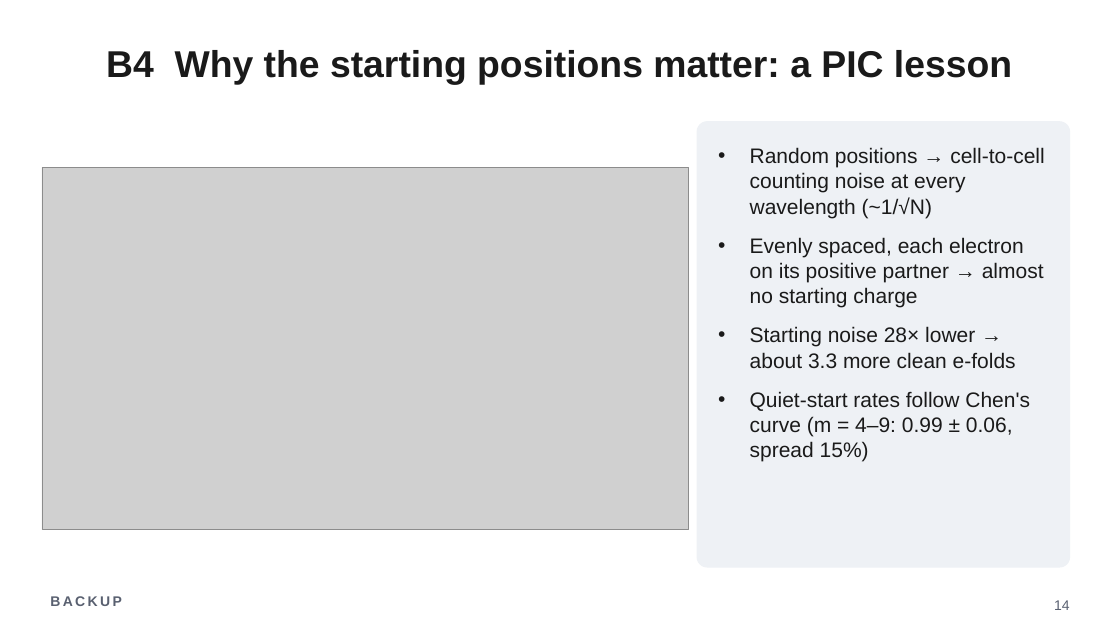
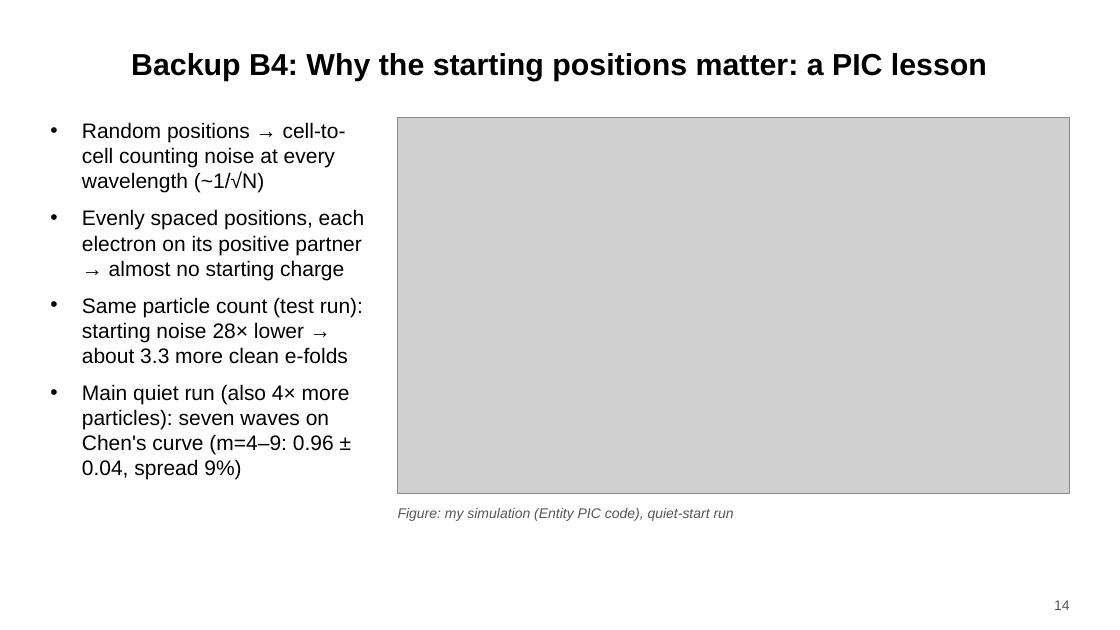
Before and after one commit to harry-wu-28/plasma, a slide deck: slide 14 of twostream/results/talk/twostream_talk.pptx. Drawn at 1120x630 pixels with LibreOffice and Linux fonts; fonts in the diff are those of the drawing; grey boxes stand for pictures. Boxes give left, top, right and bottom in pixels: in the first picture for what was removed or moved away, otherwise in the second. Text is boxed around its words. In the diff, an @@ line names an element or a change of style, - is before the commit and + after.

```diff
--- a/twostream/results/talk/twostream_talk.pptx
+++ b/twostream/results/talk/twostream_talk.pptx
@@ title at <box>131,53,987,81</box>: text changed; size 32 to 26 pt; text colour #1A1A1A to #000000 @@
-B4 Why the starting positions matter: a PIC lesson
+Backup B4: Why the starting positions matter: a PIC lesson
@@ text "Random positions → cell-to-cell counting ...": place and size @@
-text "Random positions → cell-to-cell counting ..." at <box>750,147,1044,462</box>
+text "Random positions → cell-to-cell counting ..." at <box>82,122,365,480</box>
@@ picture: place and size @@
-picture at <box>42,167,689,529</box>
+picture at <box>397,118,1070,494</box>
@@ text at <box>82,122,346,193</box>: text colour #1A1A1A to #000000 in "Random positions → cell-to-cell counting noise at ..."; less space between paragraphs @@
@@ rounded rectangle removed at <box>697,122,1070,567</box> @@
@@ text at <box>82,209,365,480</box>: text changed; text colour #1A1A1A to #000000 @@
-• Evenly spaced, each electron on its positive partner → almost no starting charge
-• Starting noise 28× lower → about 3.3 more clean e-folds
-• Quiet-start rates follow Chen's curve (m = 4–9: 0.99 ± 0.06, spread 15%)
+• Evenly spaced positions, each electron on its positive partner → almost no starting charge
+• Same particle count (test run): starting noise 28× lower → about 3.3 more clean e-folds
+• Main quiet run (also 4× more particles): seven waves on Chen's curve (m=4–9: 0.96 ± 0.04, spread 9%)
@@ text added at <box>398,508,734,521</box>, 12 pt, text #555555, italic @@
+Figure: my simulation (Entity PIC code), quiet-start run
@@ text removed at <box>50,596,121,606</box> @@
-BACKUP
@@ page number at <box>1054,600,1070,610</box>: text colour #596070 to #555555 @@
```
Also in this commit, not shown: 17 other slides changed, 16 other files.
